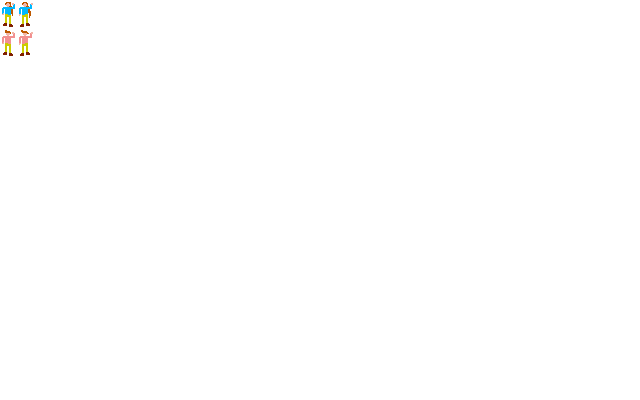
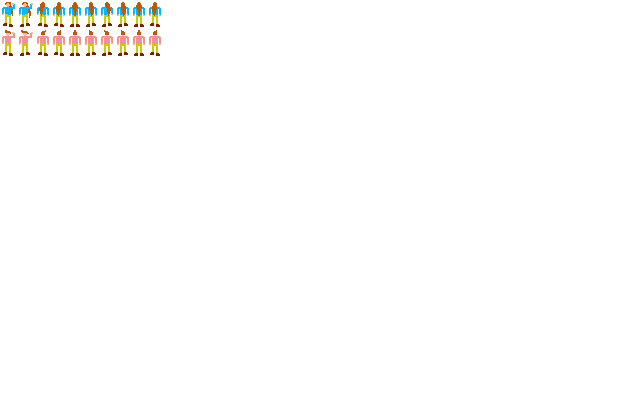
Comparing the layer stacks of the two w=640, h=400 images. Changes:
painted on "Hintergrund" over [37,2,161,56]
